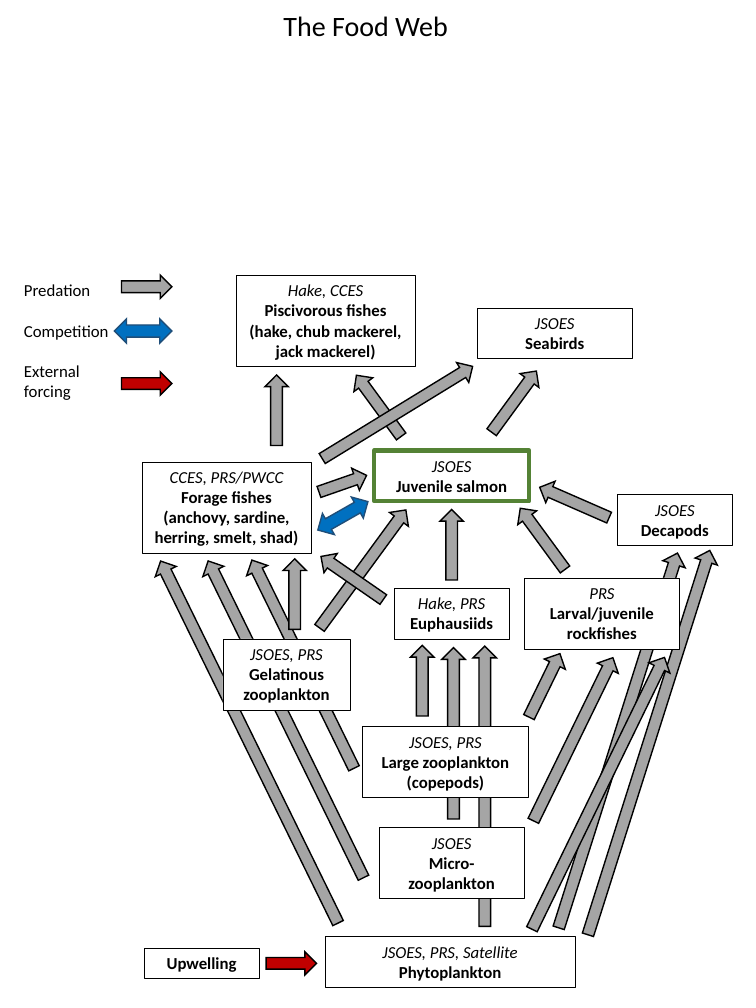
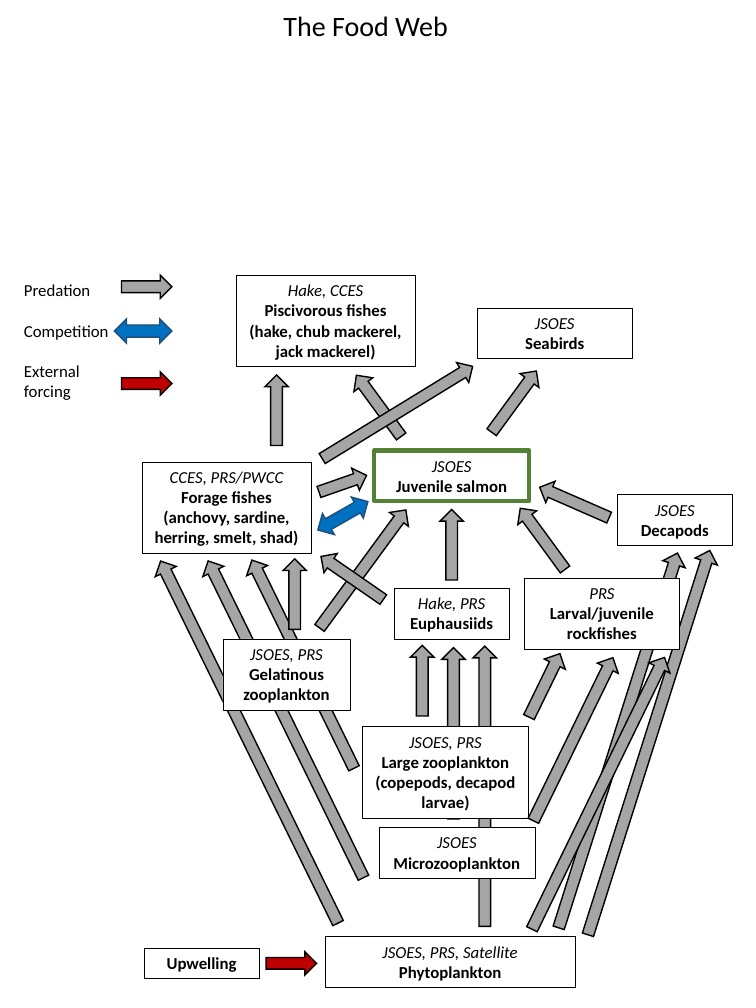
Before and after one commit to markusmin/JSOES-SDM, a slide deck: slide 2 of docs/model_dag.pptx. Drawn at 756x1008 pixels with LibreOffice and Linux fonts; fonts in the diff are those of the drawing. Boxes give left, top, right and bottom in pixels: in the first picture for what was removed or moved away, otherwise in the second. Text is boxed around its words. In the diff, an @@ line names an element or a change of style, - is before the commit and + after.

```diff
--- a/docs/model_dag.pptx
+++ b/docs/model_dag.pptx
@@ rectangle "JSOES, PRS": place and size @@
-rectangle "JSOES, PRS" at [363, 727, 528, 798]
+rectangle "JSOES, PRS" at [363, 727, 528, 818]
@@ text in rectangle at [375, 756, 516, 811]: text changed @@
-Large zooplankton (copepods)
+Large zooplankton (copepods, decapod larvae)
@@ rectangle "JSOES": place and size @@
-rectangle "JSOES" at [379, 828, 525, 899]
+rectangle "JSOES" at [379, 828, 535, 878]
@@ text in rectangle at [393, 857, 520, 872]: text changed @@
-Micro-zooplankton
+Microzooplankton
```
Also in this commit, not shown: 2 slides added, 13 other files.
